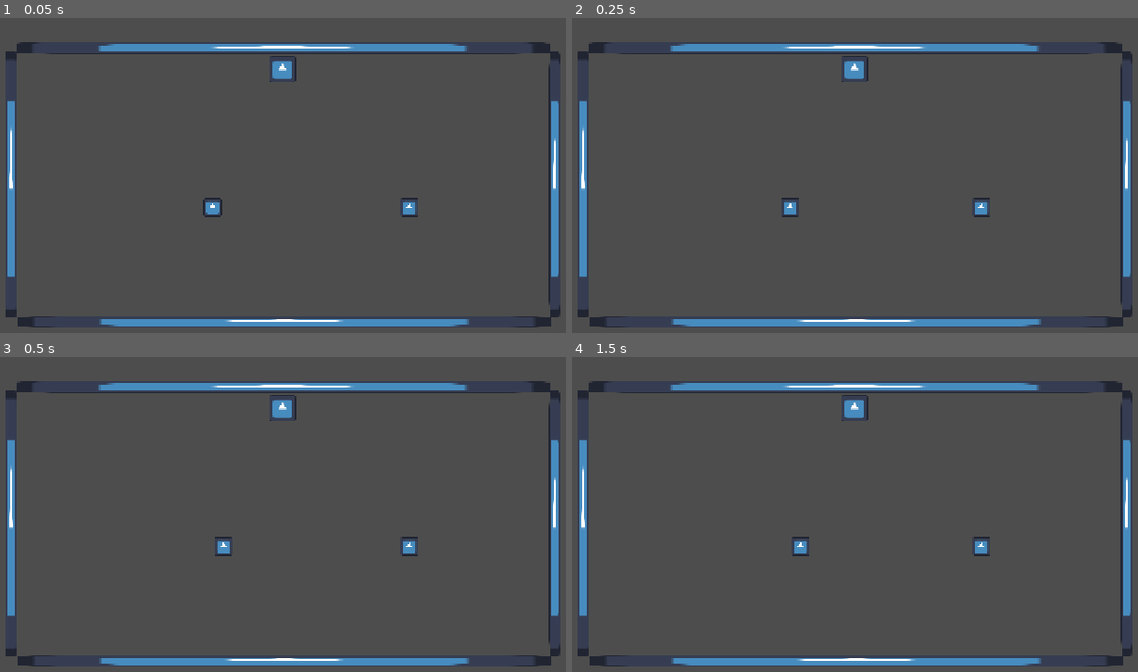
Above: before the commit, frames 1-4 (two rows, left to right).
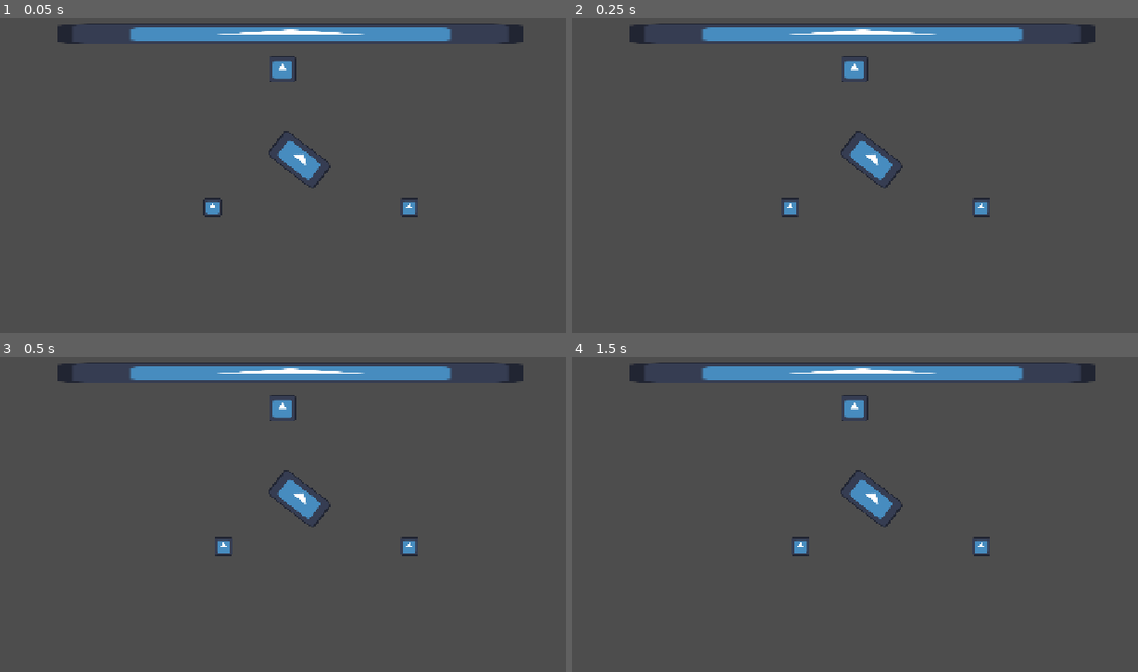
Above: after the commit, the same moments.

Repository: Kitakot/melon-pool
Game: Godot game, scene res://scenes/game.tscn
Same seed, same stepped clock (60 frames per second), same inputs: the game is played once before the commit and once after it. The engine's default icon, where the game draws it, is replaced by a stand-in: a white triangle on a blue panel in a dark square.
Inputs (mouse positions are in pixels of both pictures, inside the frame that each line leads up to):
- Up to frame 1 (0.05 s): no input
- Up to frame 2 (0.25 s): no input
- Up to frame 3 (0.5 s): no input
- Up to frame 4 (1.5 s): move the mouse to (1030, 501) at 0.52 s; click (1030, 501) at 0.67 s; tap Enter at 1.25 s; move the mouse to (719, 542) at 1.27 s; click (719, 542) at 1.42 s

The runs differ from the first frame. In frame 1, 9.4% of the frame differs, in the area x 0-100%, y 1-99%; in frame 2, 9.4%; in frame 3, 9.4%; in frame 4, 9.4%.

Commit message:
minor stuff

Diff:
--- /dev/null
+++ b/Objects/cushon.tscn
@@ -0,0 +1,14 @@
+[gd_scene format=3 uid="uid://v5ctcps118e0"]
+
+[ext_resource type="Texture2D" uid="uid://26kf6cb5ihpm" path="res://icon.svg" id="1_b5t4k"]
+
+[sub_resource type="RectangleShape2D" id="RectangleShape2D_2xhk2"]
+size = Vector2(128, 128)
+
+[node name="Cushon" type="StaticBody2D" unique_id=520861719]
+
+[node name="CollisionShape2D" type="CollisionShape2D" parent="." unique_id=2112791747]
+shape = SubResource("RectangleShape2D_2xhk2")
+
+[node name="Icon" type="Sprite2D" parent="." unique_id=788073521]
+texture = ExtResource("1_b5t4k")
--- a/scenes/game.tscn
+++ b/scenes/game.tscn
@@ -5,6 +5,7 @@
 [ext_resource type="Script" uid="uid://ci8ddphdysbm8" path="res://scenes/player_ball.gd" id="2_lbhrr"]
 [ext_resource type="PackedScene" uid="uid://b2nctyfw0lab4" path="res://Objects/Ball.tscn" id="4_lbhrr"]
 [ext_resource type="PackedScene" uid="uid://fwl8ln380t7b" path="res://Objects/pocket.tscn" id="5_iywne"]
+[ext_resource type="PackedScene" uid="uid://v5ctcps118e0" path="res://Objects/cushon.tscn" id="6_p57ef"]
 
 [sub_resource type="CircleShape2D" id="CircleShape2D_2xhk2"]
 radius = 16.0
@@ -20,23 +21,7 @@
 [sub_resource type="WorldBoundaryShape2D" id="WorldBoundaryShape2D_lnu2h"]
 normal = Vector2(-1, 0)
 
-[sub_resource type="PhysicsMaterial" id="PhysicsMaterial_lbhrr"]
-bounce = 1.0
-
-[sub_resource type="RectangleShape2D" id="RectangleShape2D_iywne"]
-size = Vector2(900, 20)
-
-[sub_resource type="RectangleShape2D" id="RectangleShape2D_lbhrr"]
-size = Vector2(20, 450)
-
-[sub_resource type="PhysicsMaterial" id="PhysicsMaterial_iywne"]
-bounce = 1.0
-
-[sub_resource type="RectangleShape2D" id="RectangleShape2D_p57ef"]
-size = Vector2(20, 450)
-
-[sub_resource type="RectangleShape2D" id="RectangleShape2D_a4gx2"]
-size = Vector2(900, 20)
+[sub_resource type="PhysicsMaterial" id="PhysicsMaterial_p57ef"]
 
 [node name="Node2D" type="Node2D" unique_id=874810127]
 
@@ -79,49 +64,15 @@
 
 [node name="Table" type="Node2D" parent="." unique_id=225742357]
 
-[node name="CushonTop" type="StaticBody2D" parent="Table" unique_id=857030156]
-position = Vector2(616, 127)
-physics_material_override = SubResource("PhysicsMaterial_lbhrr")
-
-[node name="CollisionShape2D" type="CollisionShape2D" parent="Table/CushonTop" unique_id=271410761]
-shape = SubResource("RectangleShape2D_iywne")
-
-[node name="Icon" type="Sprite2D" parent="Table/CushonTop" unique_id=281186981]
-scale = Vector2(7.2, 0.156)
-texture = ExtResource("1_uwrxv")
-
-[node name="CushonRight" type="StaticBody2D" parent="Table" unique_id=665857760]
-position = Vector2(1086, 363)
-physics_material_override = SubResource("PhysicsMaterial_lbhrr")
-
-[node name="CollisionShape2D" type="CollisionShape2D" parent="Table/CushonRight" unique_id=1413495790]
-shape = SubResource("RectangleShape2D_lbhrr")
-
-[node name="Icon" type="Sprite2D" parent="Table/CushonRight" unique_id=2129328974]
-scale = Vector2(0.156, 3.6)
-texture = ExtResource("1_uwrxv")
-
-[node name="CushonRight2" type="StaticBody2D" parent="Table" unique_id=1227007184]
-position = Vector2(147, 363)
-physics_material_override = SubResource("PhysicsMaterial_iywne")
-
-[node name="CollisionShape2D" type="CollisionShape2D" parent="Table/CushonRight2" unique_id=920839212]
-shape = SubResource("RectangleShape2D_p57ef")
-
-[node name="Icon" type="Sprite2D" parent="Table/CushonRight2" unique_id=878807838]
-scale = Vector2(0.156, 3.6)
-texture = ExtResource("1_uwrxv")
-
-[node name="CushonBottom" type="StaticBody2D" parent="Table" unique_id=1747859462]
-position = Vector2(619, 600)
-physics_material_override = SubResource("PhysicsMaterial_lbhrr")
-
-[node name="CollisionShape2D" type="CollisionShape2D" parent="Table/CushonBottom" unique_id=2023566752]
-shape = SubResource("RectangleShape2D_a4gx2")
-
-[node name="Icon" type="Sprite2D" parent="Table/CushonBottom" unique_id=495534325]
-scale = Vector2(7.2, 0.156)
-texture = ExtResource("1_uwrxv")
-
 [node name="Pocket" parent="Table" unique_id=2089654417 instance=ExtResource("5_iywne")]
 position = Vector2(616.00006, 164)
+
+[node name="Cushon" parent="Table" unique_id=520861719 instance=ExtResource("6_p57ef")]
+position = Vector2(630, 103.000015)
+scale = Vector2(6.2814026, 0.28544468)
+
+[node name="Cushon2" parent="Table" unique_id=87228791 instance=ExtResource("6_p57ef")]
+position = Vector2(645, 320)
+rotation = 0.66046256
+scale = Vector2(0.7973953, 0.42790642)
+physics_material_override = SubResource("PhysicsMaterial_p57ef")
--- a/scenes/player_ball.gd
+++ b/scenes/player_ball.gd
@@ -5,7 +5,7 @@
 var mouse_start_pos = Vector2()
 var shot_vector = Vector2()
 @export var shot_power = 1.0
-@export var epsilon = 10
+@export var velocity_epsilon = 10
 
 func _ready() -> void:
 	add_to_group("balls")
@@ -26,6 +26,6 @@
 
 func _physics_process(delta: float) -> void:
 	print(linear_velocity.length_squared())
-	if linear_velocity.length_squared() <= epsilon:
+	if linear_velocity.length_squared() <= velocity_epsilon:
 		linear_velocity = Vector2(0, 0)
 		ready_to_shoot = true
--- a/scenes/pocket.gd
+++ b/scenes/pocket.gd
@@ -3,7 +3,4 @@
 func _physics_process(_delta):
 	for body in get_overlapping_bodies():
 		if body.is_in_group("balls"):
-			var distance = global_position.distance_to(body.global_position)
-
-			if distance <= 50:
-				body.queue_free()
+			body.queue_free()
